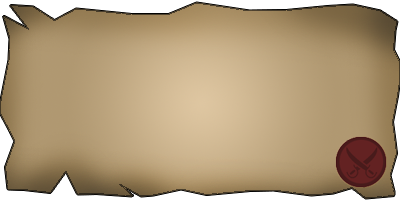
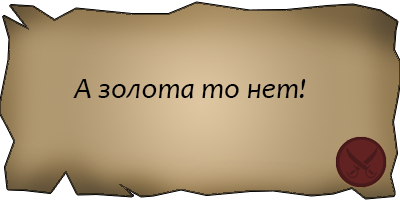
Comparing the layer stacks of the two (400, 200) images. Changes:
added layer "А золота то нет!" above "Чтобы отправить корабль нужно 10 корабельных сухарей — Сухари с" over (x1=73, y1=79, x2=306, y2=99)
